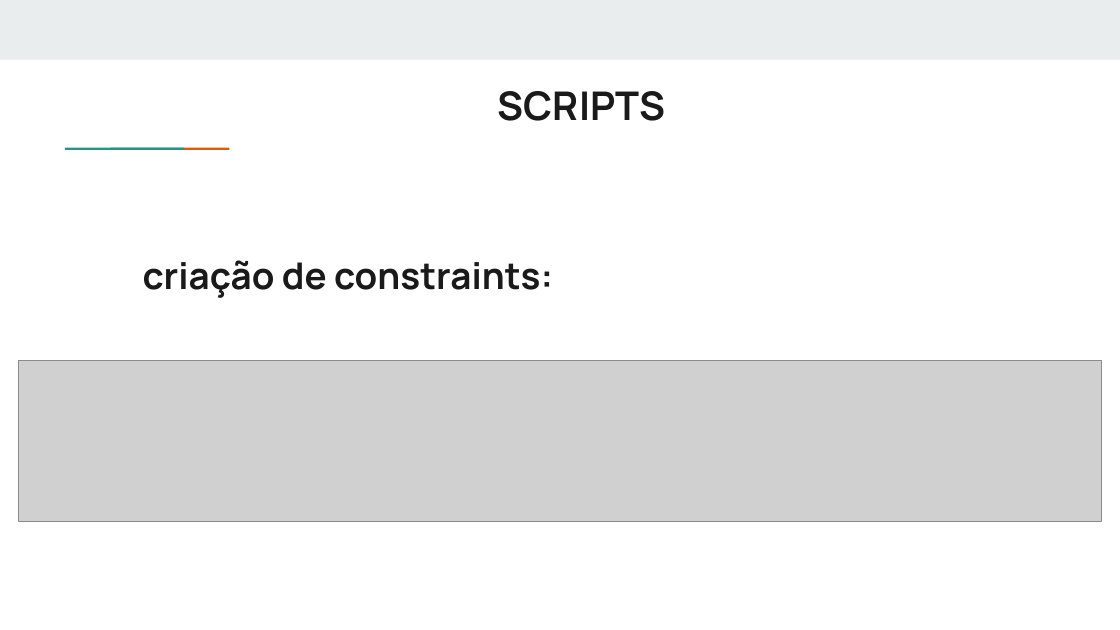
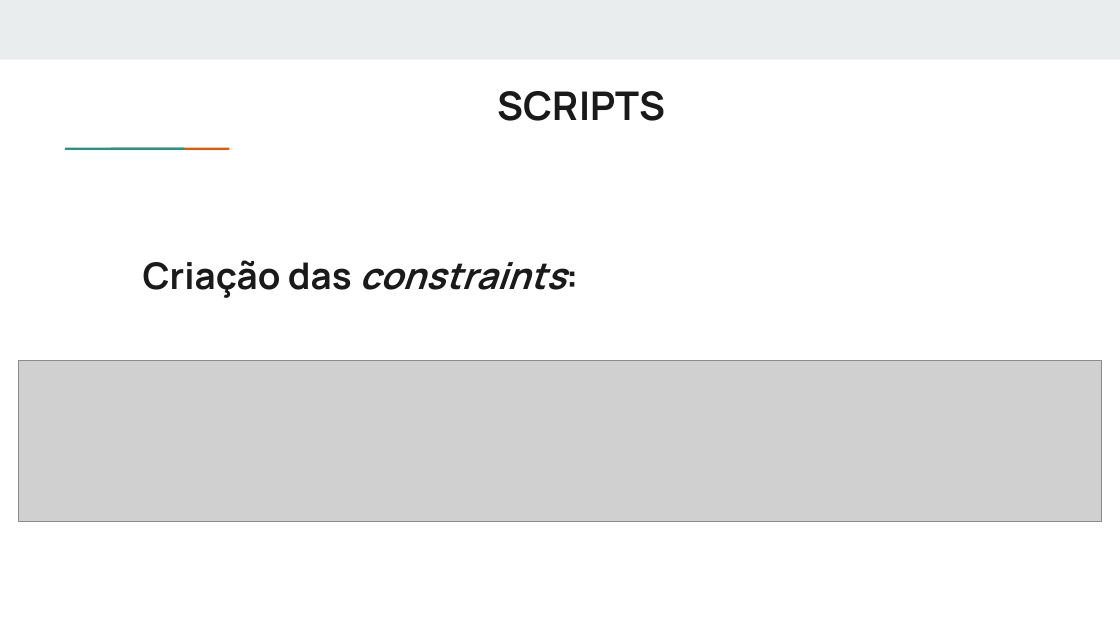
Before and after one commit to lucasbaronspier/insideprovider, a slide deck: slide 7 of INSIDE PROVIDER slides.pptx. Drawn at 1120x630 pixels with LibreOffice and Linux fonts; fonts in the diff are those of the drawing; grey boxes stand for pictures. Boxes give left, top, right and bottom in pixels: in the first picture for what was removed or moved away, otherwise in the second. Text is boxed around its words. In the diff, an @@ line names an element or a change of style, - is before the commit and + after.

```diff
--- a/INSIDE PROVIDER slides.pptx
+++ b/INSIDE PROVIDER slides.pptx
@@ title at [143, 260, 566, 298]: text changed @@
-criação de constraints:
+Criação das constraints:
```
Also in this commit, not shown: 3 other slides changed, 3 slides added, 1 other file.
